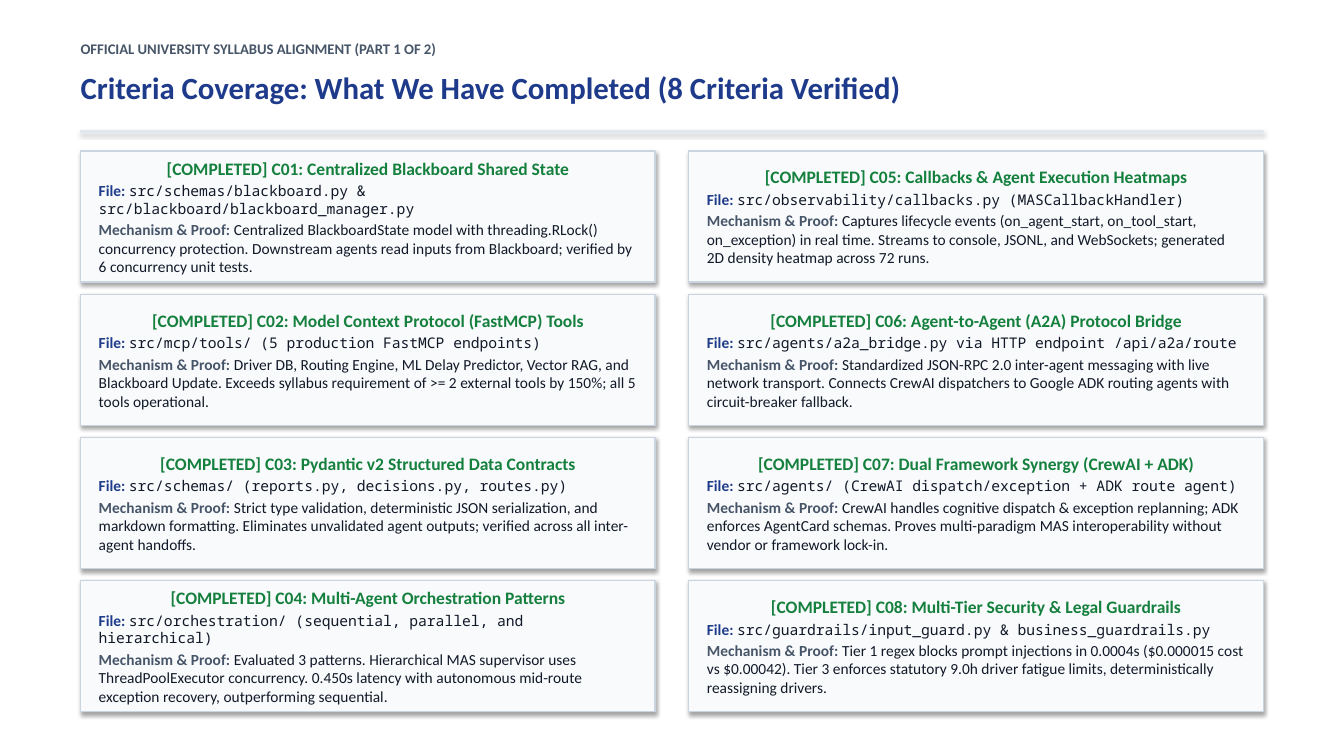
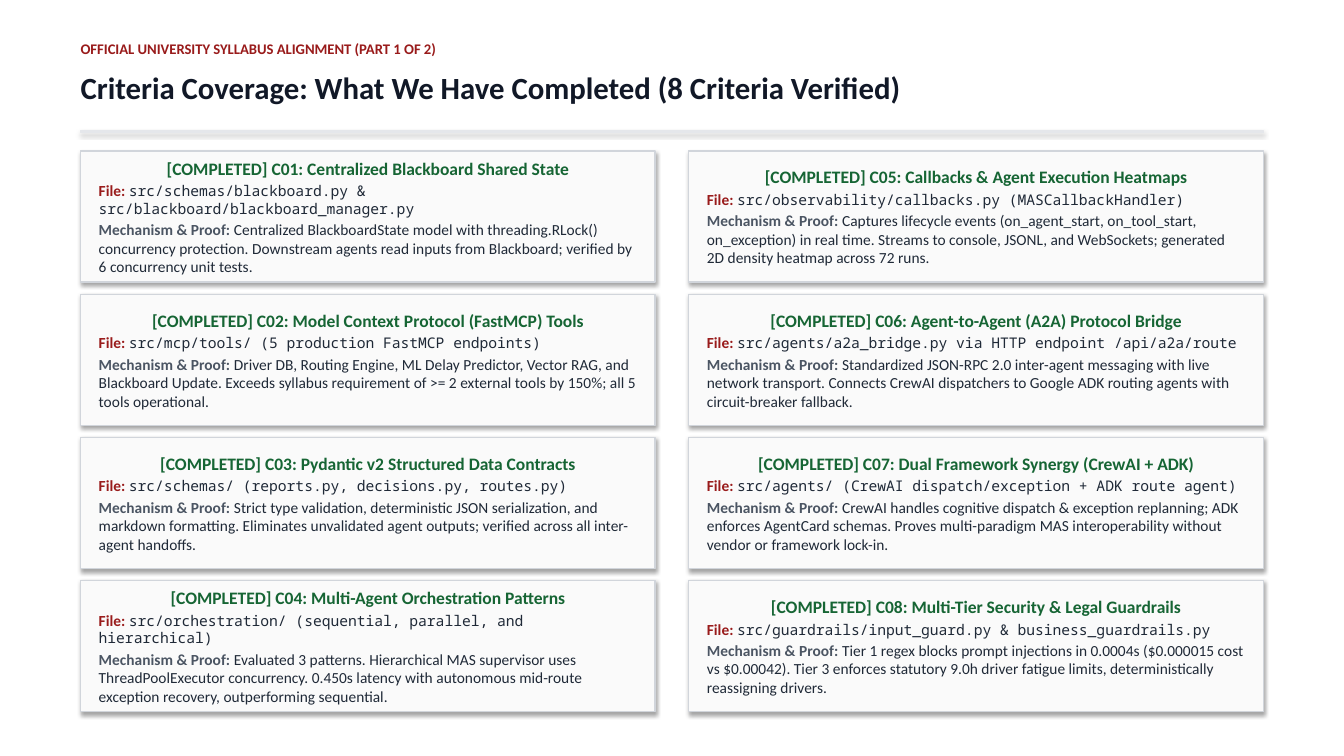
Before and after one commit to Akshat5091/DeliveryFleet-MAS, a slide deck: slide 18 of Eval 2 Documents/DeliveryFleet_MAS_Evaluation2_Master_Presentation.pptx. Drawn at 1344x756 pixels with LibreOffice and Linux fonts; fonts in the diff are those of the drawing. Boxes give left, top, right and bottom in pixels: in the first picture for what was removed or moved away, otherwise in the second. Text is boxed around its words. In the diff, an @@ line names an element or a change of style, - is before the commit and + after.

Commit message:
style: eliminate corporate blue palette across all slides in favor of formal academic pitch black and deep crimson

```diff
--- a/Eval 2 Documents/DeliveryFleet_MAS_Evaluation2_Master_Presentation.pptx
+++ b/Eval 2 Documents/DeliveryFleet_MAS_Evaluation2_Master_Presentation.pptx
@@ text "OFFICIAL UNIVERSITY SYLLABUS ALIGNMENT (PART ..." at (81, 43, 436, 56): text colour #475569 to #991B1B @@
@@ text "Criteria Coverage: What We Have ..." at (81, 76, 900, 105): text colour #1E3A8A to #111827 @@
@@ rectangle "[COMPLETED] C01: Centralized Blackboard Shared ..." at (81, 151, 655, 282): text colour #15803D to #166534 in "[COMPLETED] C01: Centralized Blackboard Shared State"; text colour #1E3A8A to #991B1B in "File:"; text colour #111827 to #1F2937 in "src/schemas/blackboard.py & src/blackboard/blackboard_manage ...", "Centralized BlackboardState model with threading.RLock() con ..."; text colour #475569 to #4B5563 in "Mechanism & Proof:"; fill #F8FAFC to #FAFAFA; outline #CBD5E1 1 pt to #D1D5DB 1 pt @@
@@ rectangle "[COMPLETED] C05: Callbacks & Agent ..." at (689, 151, 1263, 282): text colour #15803D to #166534 in "[COMPLETED] C05: Callbacks & Agent Execution Heatmaps"; text colour #1E3A8A to #991B1B in "File:"; text colour #111827 to #1F2937 in "src/observability/callbacks.py (MASCallbackHandler)", "Captures lifecycle events (on_agent_start, on_tool_start, on ..."; text colour #475569 to #4B5563 in "Mechanism & Proof:"; fill #F8FAFC to #FAFAFA; outline #CBD5E1 1 pt to #D1D5DB 1 pt @@
@@ rectangle "[COMPLETED] C02: Model Context Protocol ..." at (81, 294, 655, 425): text colour #15803D to #166534 in "[COMPLETED] C02: Model Context Protocol (FastMCP) Tools"; text colour #1E3A8A to #991B1B in "File:"; text colour #111827 to #1F2937 in "src/mcp/tools/ (5 production FastMCP endpoints)", "Driver DB, Routing Engine, ML Delay Predictor, ..."; text colour #475569 to #4B5563 in "Mechanism & Proof:"; fill #F8FAFC to #FAFAFA; outline #CBD5E1 1 pt to #D1D5DB 1 pt @@
@@ rectangle "[COMPLETED] C06: Agent-to-Agent (A2A) Protocol ..." at (689, 294, 1263, 425): text colour #15803D to #166534 in "[COMPLETED] C06: Agent-to-Agent (A2A) Protocol Bridge"; text colour #1E3A8A to #991B1B in "File:"; text colour #111827 to #1F2937 in "src/agents/a2a_bridge.py via HTTP endpoint /api/a2a/route", "Standardized JSON-RPC 2.0 inter-agent messaging with live ..."; text colour #475569 to #4B5563 in "Mechanism & Proof:"; fill #F8FAFC to #FAFAFA; outline #CBD5E1 1 pt to #D1D5DB 1 pt @@
@@ rectangle "[COMPLETED] C03: Pydantic v2 Structured ..." at (81, 438, 655, 569): text colour #15803D to #166534 in "[COMPLETED] C03: Pydantic v2 Structured Data Contracts"; text colour #1E3A8A to #991B1B in "File:"; text colour #111827 to #1F2937 in "src/schemas/ (reports.py, decisions.py, routes.py)", "Strict type validation, deterministic JSON serialization, an ..."; text colour #475569 to #4B5563 in "Mechanism & Proof:"; fill #F8FAFC to #FAFAFA; outline #CBD5E1 1 pt to #D1D5DB 1 pt @@
@@ rectangle "[COMPLETED] C07: Dual Framework Synergy ..." at (689, 438, 1263, 569): text colour #15803D to #166534 in "[COMPLETED] C07: Dual Framework Synergy (CrewAI + ..."; text colour #1E3A8A to #991B1B in "File:"; text colour #111827 to #1F2937 in "src/agents/ (CrewAI dispatch/exception + ADK route agent)", "CrewAI handles cognitive dispatch & exception replanning; ..."; text colour #475569 to #4B5563 in "Mechanism & Proof:"; fill #F8FAFC to #FAFAFA; outline #CBD5E1 1 pt to #D1D5DB 1 pt @@
@@ rectangle "[COMPLETED] C04: Multi-Agent Orchestration Patterns" at (81, 581, 655, 712): text colour #15803D to #166534 in "[COMPLETED] C04: Multi-Agent Orchestration Patterns"; text colour #1E3A8A to #991B1B in "File:"; text colour #111827 to #1F2937 in "src/orchestration/ (sequential, parallel, and hierarchical)", "Evaluated 3 patterns. Hierarchical MAS supervisor uses ..."; text colour #475569 to #4B5563 in "Mechanism & Proof:"; fill #F8FAFC to #FAFAFA; outline #CBD5E1 1 pt to #D1D5DB 1 pt @@
@@ rectangle "[COMPLETED] C08: Multi-Tier Security & ..." at (689, 581, 1263, 712): text colour #15803D to #166534 in "[COMPLETED] C08: Multi-Tier Security & Legal Guardrails"; text colour #1E3A8A to #991B1B in "File:"; text colour #111827 to #1F2937 in "src/guardrails/input_guard.py & business_guardrails.py", "Tier 1 regex blocks prompt injections in ..."; text colour #475569 to #4B5563 in "Mechanism & Proof:"; fill #F8FAFC to #FAFAFA; outline #CBD5E1 1 pt to #D1D5DB 1 pt @@
```
Also in this commit, not shown: 20 other slides changed, 3 other files.
